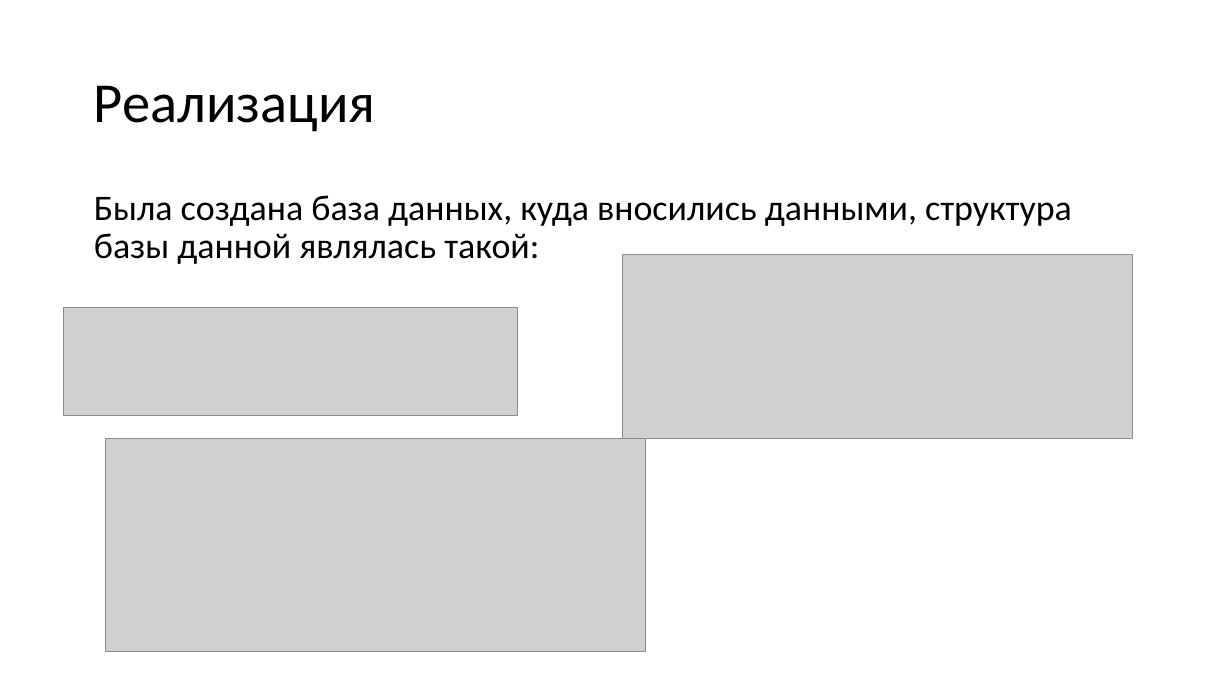
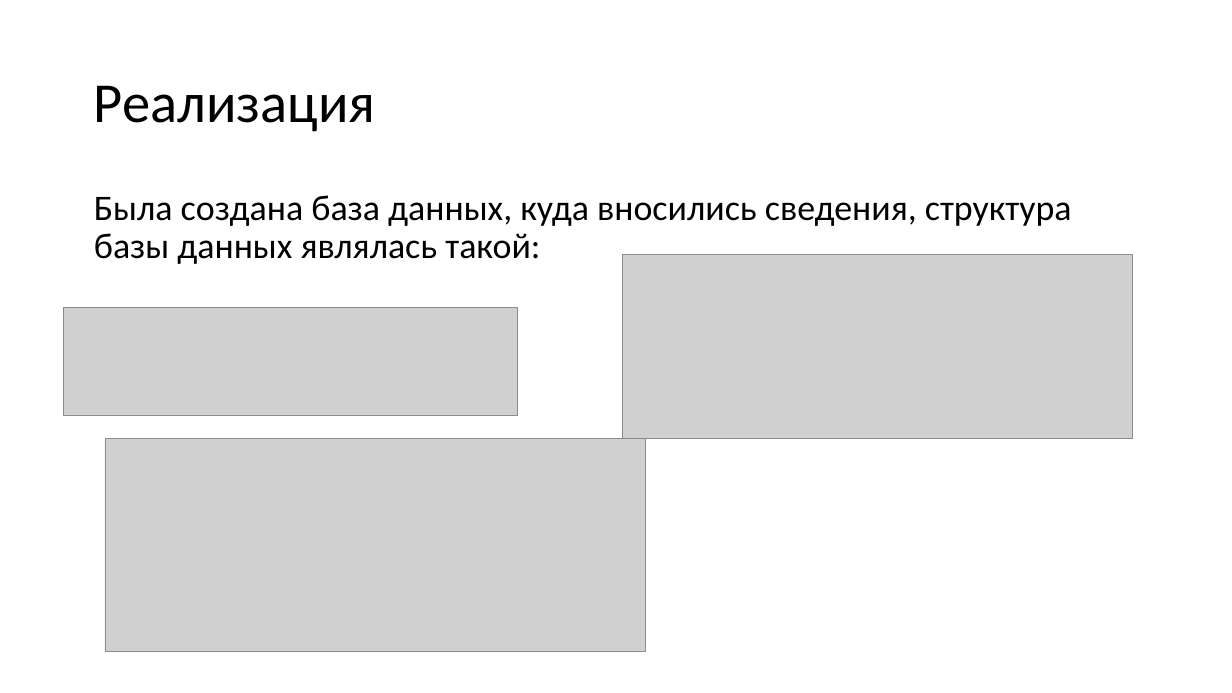
Before and after one commit to koluiree/Bank_System, a slide deck: slide 3 of Банковская система на PyQt5.pptx. Drawn at 1232x693 pixels with LibreOffice and Linux fonts; fonts in the diff are those of the drawing; grey boxes stand for pictures. Boxes give left, top, right and bottom in pixels: in the first picture for what was removed or moved away, otherwise in the second. Text is boxed around its words. In the diff, an @@ line names an element or a change of style, - is before the commit and + after.

```diff
--- a/Банковская система на PyQt5.pptx
+++ b/Банковская система на PyQt5.pptx
@@ text at (x1=94, y1=195, x2=1072, y2=264): text changed @@
-Была создана база данных, куда вносились данными, структура базы данной являлась такой:
+Была создана база данных, куда вносились сведения, структура базы данных являлась такой:
```
Also in this commit, not shown: 3 other slides changed.
